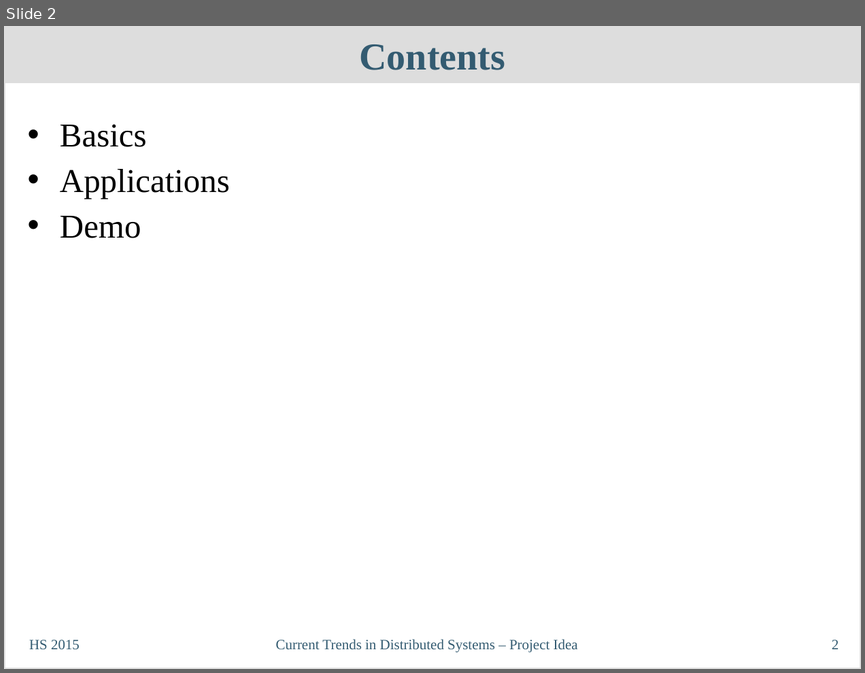
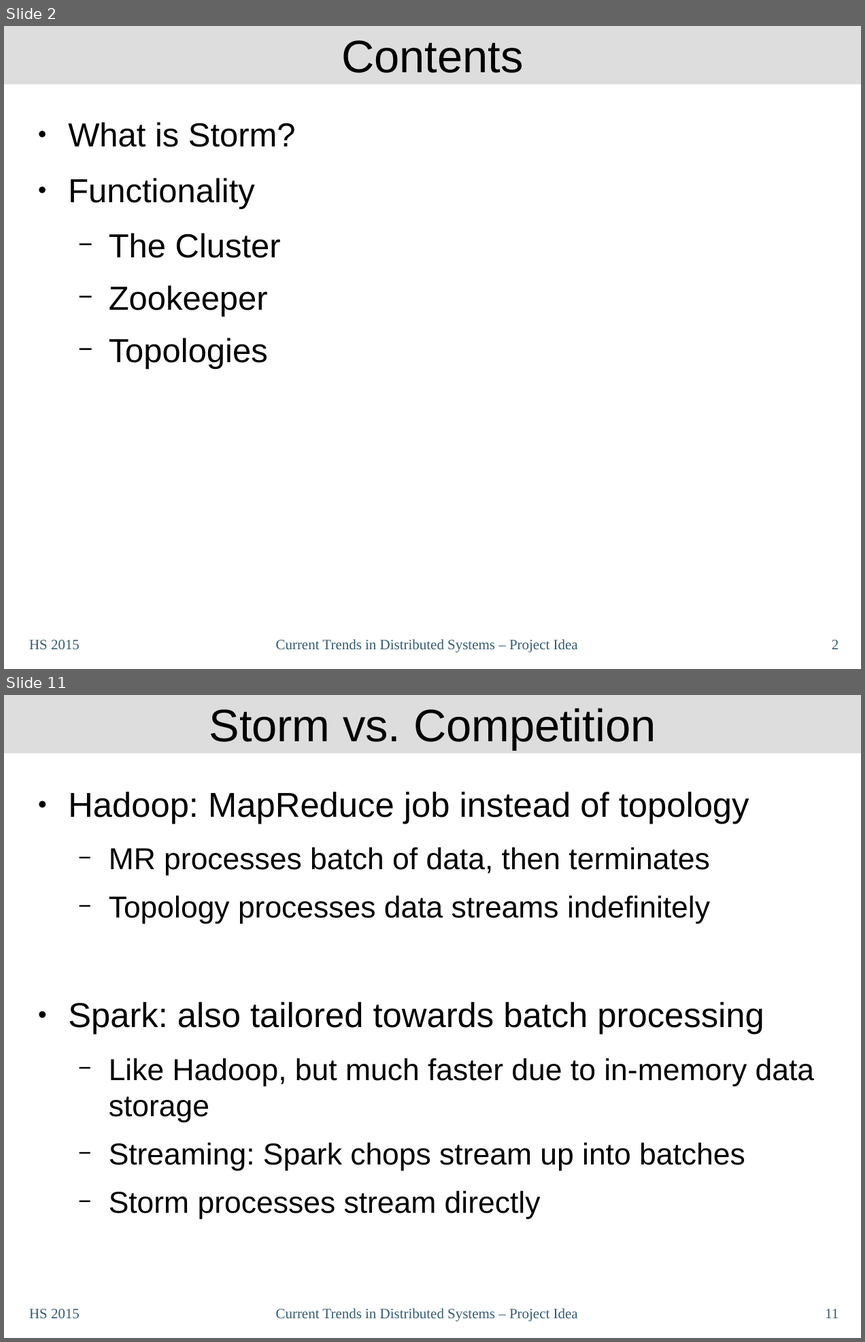
Before and after one commit to philipp-oldenburg/ctds-storm, a slide deck: Storm-Referat/CT-Präsentation - Patrick.odp. Shown one above the other, each under a label of ours: slide 2 before the commit, slides 2 and 11 after it; the slides between them are not shown. The pictures are 865x673 and 865x1342 pixels, drawn with LibreOffice and Linux fonts; fonts in the diff are those of the drawing. Boxes give left, top, right and bottom in pixels: in the first picture for what was removed or moved away, otherwise in the second. Text is boxed around its words. In the diff, an @@ line names an element or a change of style, - is before the commit and + after.

```diff
--- a/Storm-Referat/CT-Präsentation - Patrick.odp
+++ b/Storm-Referat/CT-Präsentation - Patrick.odp
@@ slide 11 added at (4, 695, 861, 1338), background #FFFFFF @@
@@ title added at (4, 695, 861, 753), fill #DDDDDD, 38.2 pt, text #000000 @@
+Storm vs. Competition
@@ text added at (68, 792, 814, 1219), 25.4 pt, text #000000 @@
+● Hadoop: MapReduce job instead of topology
+  − MR processes batch of data, then terminates
+  − Topology processes data streams indefinitely
+● Spark: also tailored towards batch processing
+  − Like Hadoop, but much faster due to in-memory data storage
+  − Streaming: Spark chops stream up into batches
+  − Storm processes stream directly
@@ text added at (29, 1308, 79, 1318), 12 pt, text #335B71 @@
+HS 2015
@@ text added at (276, 1308, 578, 1321), 12 pt, text #335B71 @@
+Current Trends in Distributed Systems – Project Idea
@@ page number added at (825, 1308, 838, 1318), 12 pt, text #335B71 @@
+11
@@ slide 2 changed as well @@
@@ title "Contents" at (4, 26, 861, 84): size 32 to 38.2 pt, font Times New Roman to Arial, text colour #335B71 to #000000, bold off @@
@@ rectangle removed at (4, 26, 861, 669) @@
@@ text at (68, 122, 296, 369): text changed; font Times New Roman to Arial @@
-• Basics
-• Applications
-• Demo
+● What is Storm?
+● Functionality
+  − The Cluster
+  − Zookeeper
+  − Topologies
```
Also in this commit, not shown: 2 other slides changed, 8 other slides added, 2 other files.
